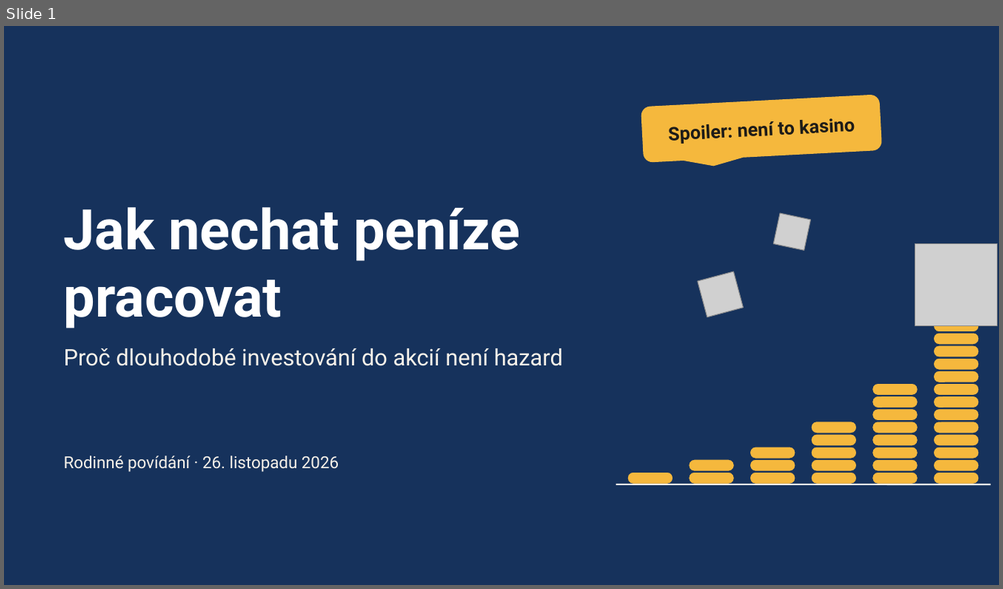
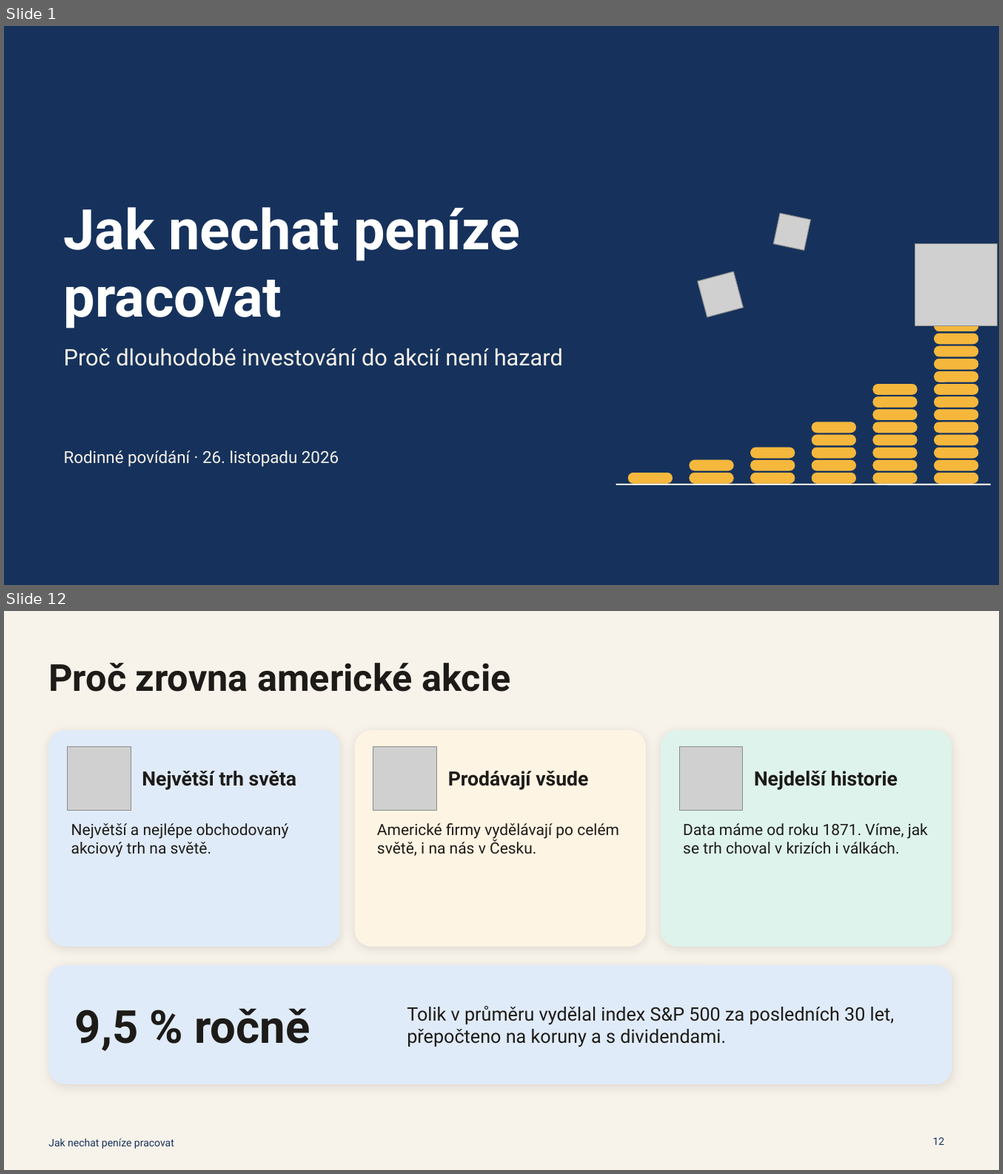
Before and after one commit to TomasMichal/kalkulacky, a slide deck: prezentace/jak-nechat-penize-pracovat.pptx. Shown one above the other, each under a label of ours: slide 1 before the commit, slides 1 and 12 after it; the slides between them are not shown. The pictures are 1003x589 and 1003x1174 pixels, drawn with LibreOffice and Linux fonts; fonts in the diff are those of the drawing; grey boxes stand for pictures. Boxes give left, top, right and bottom in pixels: in the first picture for what was removed or moved away, otherwise in the second. Text is boxed around its words. In the diff, an @@ line names an element or a change of style, - is before the commit and + after.

```diff
--- a/prezentace/jak-nechat-penize-pracovat.pptx
+++ b/prezentace/jak-nechat-penize-pracovat.pptx
@@ slide 12 added at (4,611,999,1170), background #F7F2EA @@
@@ title added at (48,663,510,692), 36 pt, text #1D1B18, bold @@
+Proč zrovna americké akcie
@@ rounded rectangle added at (48,730,340,947), fill #FFFFFF @@
@@ rounded rectangle added at (48,730,340,947), fill #2A78D6 at 14% opacity @@
@@ rounded rectangle added at (355,730,646,947), fill #FFFFFF @@
@@ rounded rectangle added at (355,730,646,947), fill #F5B83D at 14% opacity @@
@@ rounded rectangle added at (660,730,951,947), fill #FFFFFF @@
@@ rounded rectangle added at (660,730,951,947), fill #1BAF7A at 14% opacity @@
@@ picture added at (68,747,131,810) @@
@@ picture added at (373,747,437,810) @@
@@ picture added at (679,747,743,810) @@
@@ text added at (142,771,296,790), 19 pt, text #1D1B18, bold @@
+Největší trh světa
@@ text added at (448,771,588,790), 19 pt, text #1D1B18, bold @@
+Prodávají všude
@@ text added at (754,771,897,790), 19 pt, text #1D1B18, bold @@
+Nejdelší historie
@@ text added at (71,823,289,857), 15 pt, text #1D1B18 @@
+Největší a nejlépe obchodovaný akciový trh na světě.
@@ text added at (377,823,619,856), 15 pt, text #1D1B18 @@
+Americké firmy vydělávají po celém světě, i na nás v Česku.
@@ text added at (683,823,928,854), 15 pt, text #1D1B18 @@
+Data máme od roku 1871. Víme, jak se trh choval v krizích i válkách.
@@ rounded rectangle added at (48,965,951,1085), fill #FFFFFF @@
@@ rounded rectangle added at (48,965,951,1085), fill #2A78D6 at 14% opacity @@
@@ text added at (75,1008,310,1051), 44 pt, text #1D1B18, bold @@
+9,5 % ročně
@@ text added at (407,1006,894,1048), 18 pt, text #1D1B18 @@
+Tolik v průměru vydělal index S&P 500 za posledních 30 let, přepočteno na koruny a s dividendami.
@@ text added at (48,1139,174,1149), 10 pt, text #16325C @@
+Jak nechat peníze pracovat
@@ page number added at (933,1138,945,1145), 10 pt, text #16325C @@
+12
@@ slide 1 changed as well @@
@@ rounded speech box removed at (640,94,882,163) @@
-Spoiler: není to kasino
@@ text "Rodinné povídání · 26. listopadu ..." at (64,451,338,467): vertical alignment middle to top @@
```
Also in this commit, not shown: 2 other slides changed, 51 other slides added, 33 other files.
